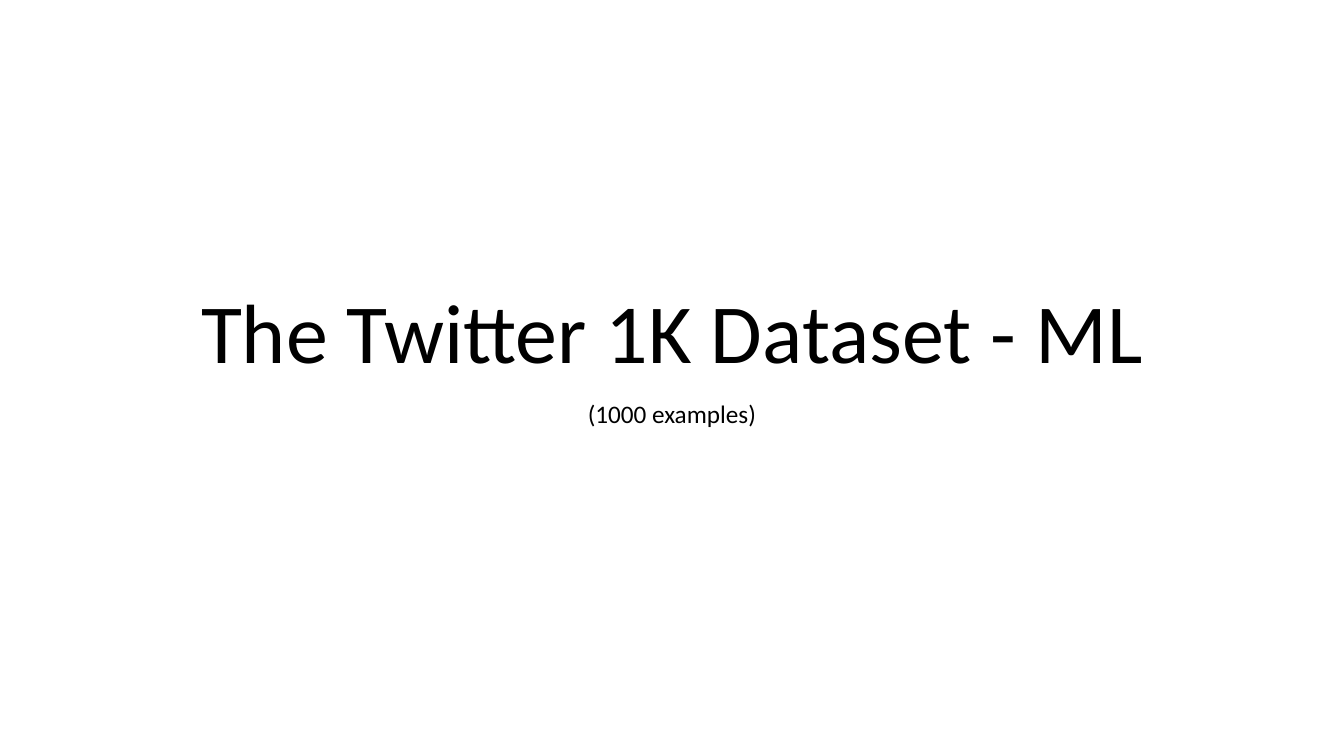
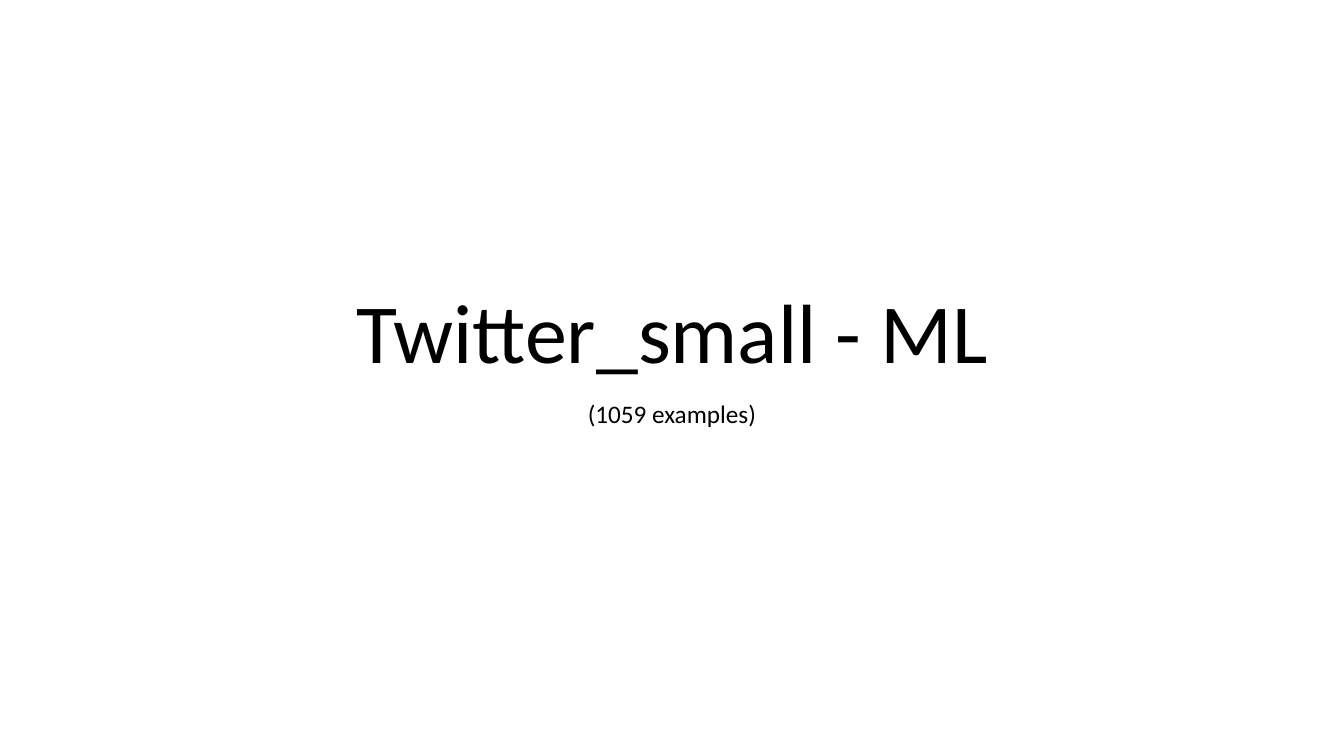
Before and after one commit to jleyland96/Cyberbullying-Detection, a slide deck: slide 12 of Project Logbook/results_log.pptx (slide 27 before the commit). Drawn at 1344x756 pixels with LibreOffice and Linux fonts; fonts in the diff are those of the drawing. Boxes give left, top, right and bottom in pixels: in the first picture for what was removed or moved away, otherwise in the second. Text is boxed around its words. In the diff, an @@ line names an element or a change of style, - is before the commit and + after.

```diff
--- a/Project Logbook/results_log.pptx
+++ b/Project Logbook/results_log.pptx
@@ title at [356,304,987,375]: text changed @@
-The Twitter 1K Dataset - ML
+Twitter_small - ML
@@ subtitle at [588,404,756,427]: text changed @@
-(1000 examples)
+(1059 examples)
```
Also in this commit, not shown: 28 other slides changed, 1 slide added, 32 slides removed, 4 other files.
